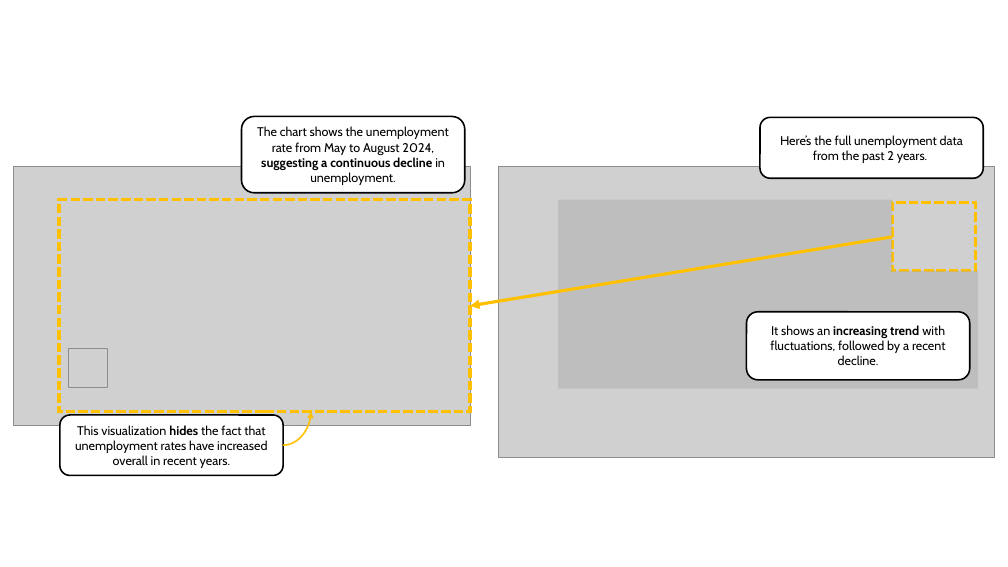
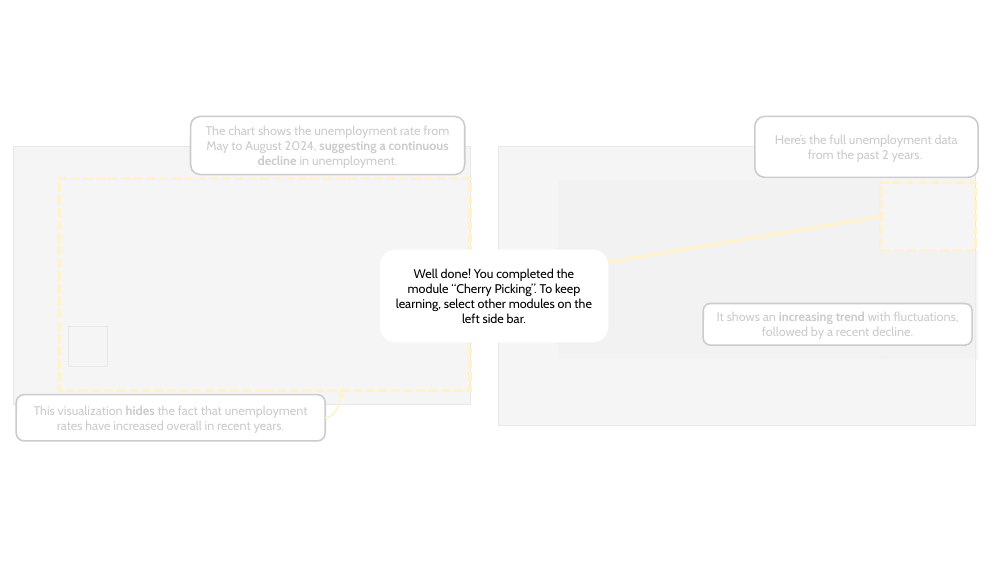
Before and after one commit to marianast97/VisualizationLiteracy, a slide deck: slide 96 of LearningContent/LearningContent.pptx (slide 98 before the commit). Drawn at 1008x567 pixels with LibreOffice and Linux fonts; fonts in the diff are those of the drawing; grey boxes stand for pictures. Boxes give left, top, right and bottom in pixels: in the first picture for what was removed or moved away, otherwise in the second. Text is boxed around its words. In the diff, an @@ line names an element or a change of style, - is before the commit and + after.

```diff
--- a/LearningContent/LearningContent.pptx
+++ b/LearningContent/LearningContent.pptx
@@ rectangle added at <box>0,110,1008,451</box>, fill #FFFFFF at 80% opacity @@
@@ rounded rectangle "The chart shows the unemployment ...": place and size @@
-rounded rectangle "The chart shows the unemployment ..." at <box>241,116,464,193</box>
+rounded rectangle "The chart shows the unemployment ..." at <box>191,116,465,175</box>
@@ rounded rectangle "Here’s the full unemployment data ...": place and size @@
-rounded rectangle "Here’s the full unemployment data ..." at <box>760,117,983,178</box>
+rounded rectangle "Here’s the full unemployment data ..." at <box>755,116,978,178</box>
@@ picture: place and size @@
-picture at <box>498,166,995,457</box>
+picture at <box>498,146,975,425</box>
@@ 2 pictures, 1 rectangle: place and size @@
-2 pictures, 1 rectangle at <box>13,166,470,425</box>
+2 pictures, 1 rectangle at <box>13,146,470,405</box>
@@ rectangle: place and size @@
-rectangle at <box>558,200,892,389</box>
+rectangle at <box>558,179,881,359</box>
@@ rectangle: place and size @@
-rectangle at <box>892,203,975,271</box>
+rectangle at <box>881,182,975,250</box>
@@ arrow moved from (892, 237) - (470, 306) to (881, 216) - (470, 285) @@
@@ rounded rectangle added at <box>380,250,609,343</box>, fill #FFFFFF, 12 pt, text #000000 @@
+Well done! You completed the module “Cherry Picking”. To keep learning, select other modules on the left side bar.
@@ rectangle: place and size @@
-rectangle at <box>892,271,979,389</box>
+rectangle at <box>881,250,978,359</box>
@@ rounded rectangle "It shows an increasing trend ...": place and size @@
-rounded rectangle "It shows an increasing trend ..." at <box>746,312,969,380</box>
+rounded rectangle "It shows an increasing trend ..." at <box>703,304,972,346</box>
@@ rounded rectangle "This visualization hides the fact ...": place and size @@
-rounded rectangle "This visualization hides the fact ..." at <box>60,415,283,476</box>
+rounded rectangle "This visualization hides the fact ..." at <box>16,395,325,441</box>
@@ curved arrow moved from (283, 445) - (311, 412) to (325, 418) - (342, 391) @@
```
Also in this commit, not shown: 4 other slides changed, 1 slide added, 4 slides removed, 3 other files.
